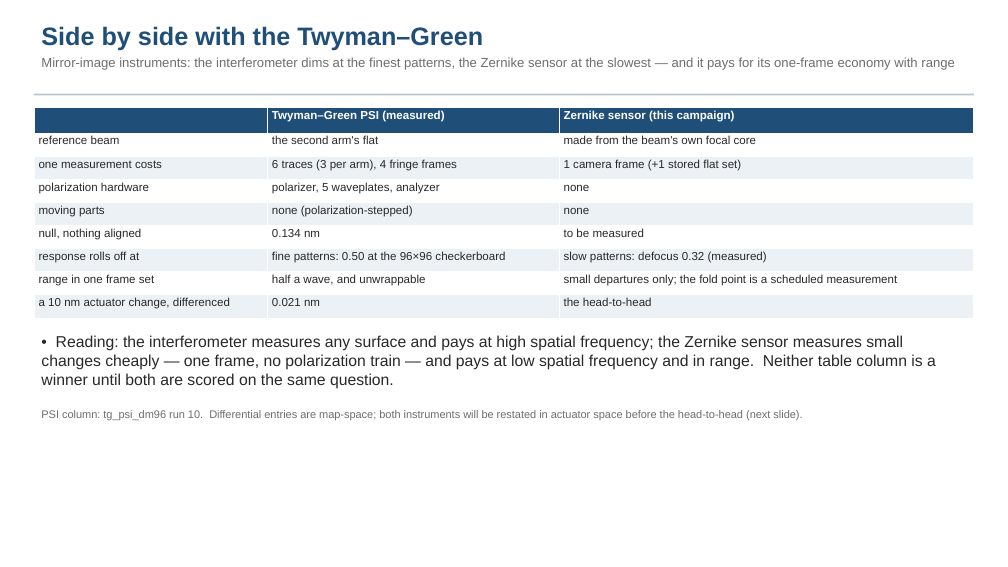
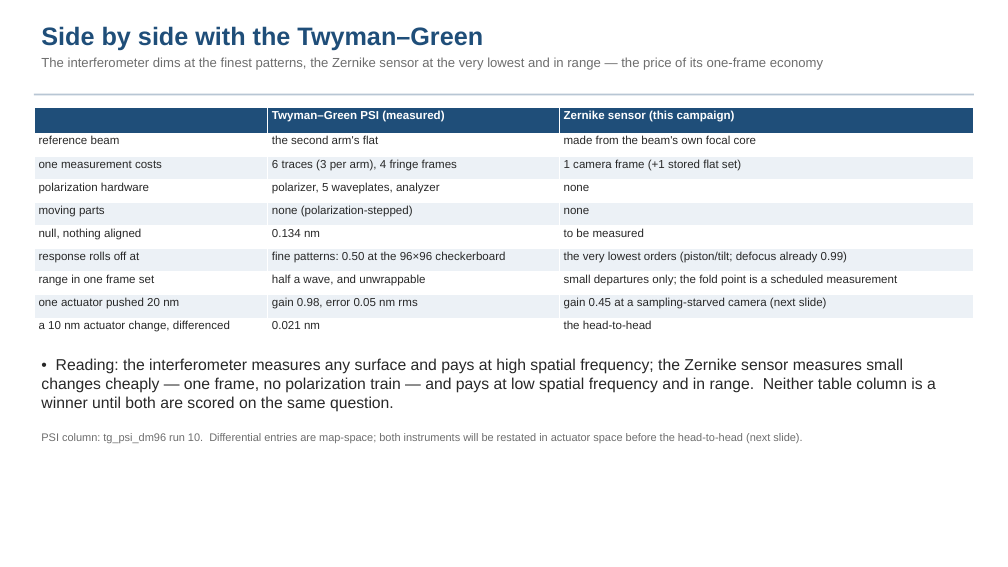
Before and after one commit to nasa-jpl/macos, a slide deck: slide 7 of demo_session/deck_zwfs.pptx (slide 6 before the commit). Drawn at 1008x567 pixels with LibreOffice and Linux fonts; fonts in the diff are those of the drawing. Boxes give left, top, right and bottom in pixels: in the first picture for what was removed or moved away, otherwise in the second. Text is boxed around its words. In the diff, an @@ line names an element or a change of style, - is before the commit and + after.

```diff
--- a/demo_session/deck_zwfs.pptx
+++ b/demo_session/deck_zwfs.pptx
@@ text at (41, 57, 823, 70): text changed @@
-Mirror-image instruments: the interferometer dims at the finest patterns, the Zernike sensor at the slowest — and it pays for its one-frame economy with range
+The interferometer dims at the finest patterns, the Zernike sensor at the very lowest and in range — the price of its one-frame economy
@@ table at (34, 107, 975, 339) @@
-row 7, column 3: slow patterns: defocus 0.32 (measured)
+row 7, column 3: the very lowest orders (piston/tilt; defocus already 0.99)
+row 9: one actuator pushed 20 nm | gain 0.98, error 0.05 nm rms | gain 0.45 at a sampling-starved camera (next slide)
@@ text "• Reading: the interferometer measures ...": place and size @@
-text "• Reading: the interferometer measures ..." at (41, 335, 936, 389)
+text "• Reading: the interferometer measures ..." at (41, 358, 936, 412)
@@ text "PSI column: tg_psi_dm96 run 10. ...": place and size @@
-text "PSI column: tg_psi_dm96 run 10. ..." at (41, 410, 802, 420)
+text "PSI column: tg_psi_dm96 run 10. ..." at (41, 433, 802, 443)
```
Also in this commit, not shown: 4 other slides changed, 1 slide added, 9 other files.
